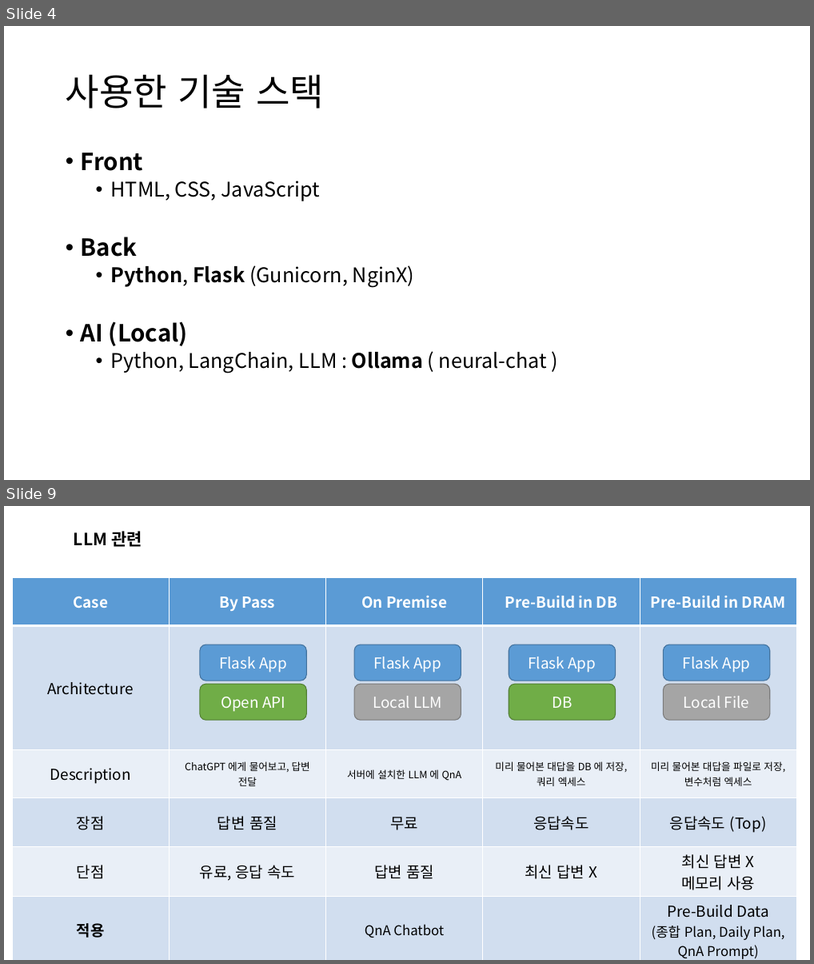
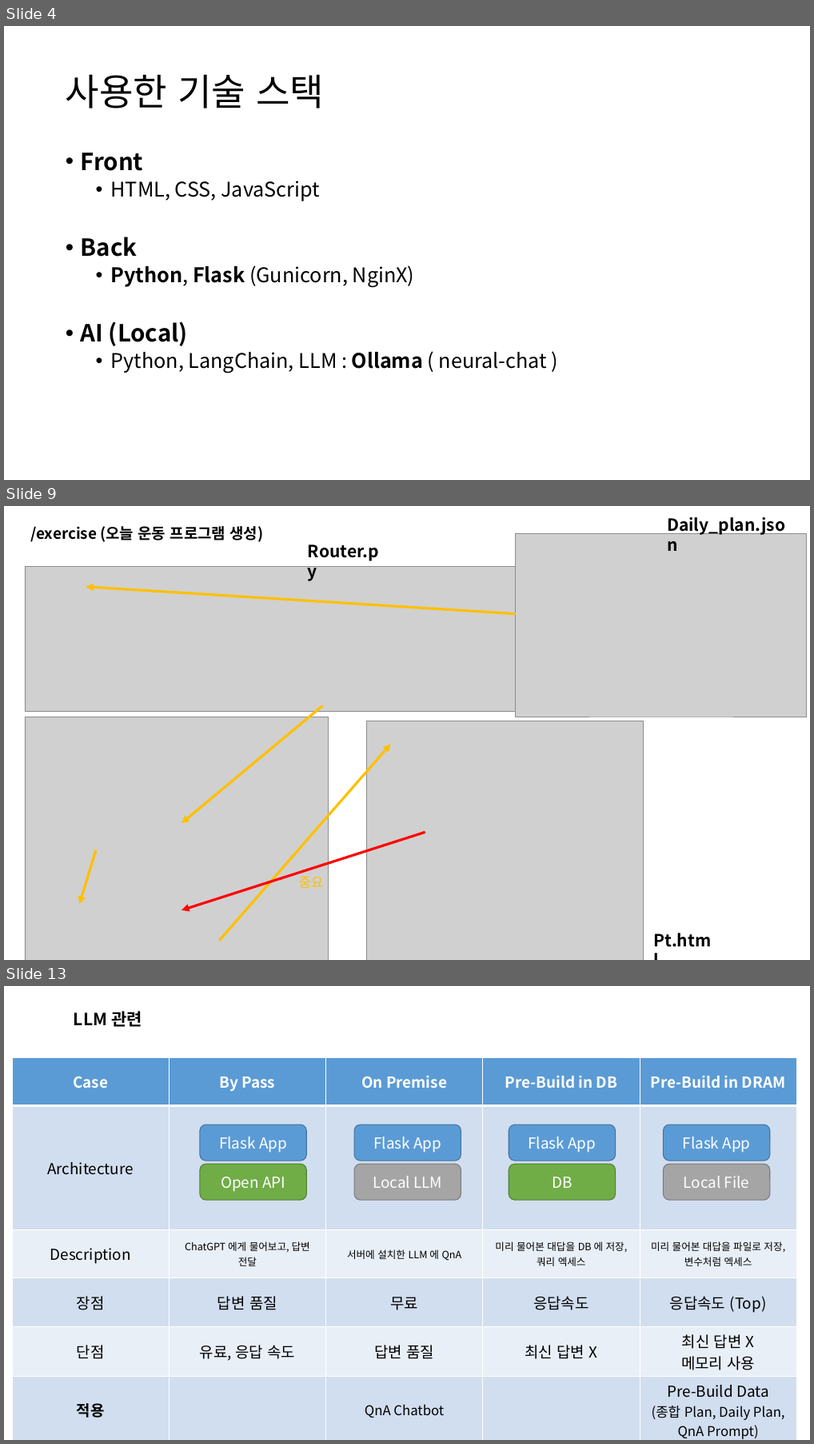
Before and after one commit to Brian-Hong-KR/Gymunity, a slide deck: Doc/세미나/Gymunity_PT_Seminar.pptx. Shown one above the other, each under a label of ours: slides 4 and 9 before the commit, slides 4, 9 and 13 after it; the slides between them are not shown. The pictures are 814x964 and 814x1444 pixels, drawn with LibreOffice and Linux fonts; fonts in the diff are those of the drawing; grey boxes stand for pictures. Boxes give left, top, right and bottom in pixels: in the first picture for what was removed or moved away, otherwise in the second. Text is boxed around its words. In the diff, an @@ line names an element or a change of style, - is before the commit and + after.

```diff
--- a/Doc/세미나/Gymunity_PT_Seminar.pptx
+++ b/Doc/세미나/Gymunity_PT_Seminar.pptx
@@ slide 9 added at box(4, 506, 810, 960), background #FFFFFF @@
@@ text added at box(30, 526, 264, 542), 18 pt, text #000000, bold @@
+/exercise (오늘 운동 프로그램 생성)
@@ text added at box(667, 517, 786, 535), 20 pt, text #000000, bold @@
+Daily_plan.json
@@ text added at box(308, 544, 379, 561), 20 pt, text #000000, bold @@
+Router.py
@@ picture added at box(516, 533, 806, 716) @@
@@ picture added at box(25, 566, 516, 711) @@
@@ arrow added from (516, 614) to (86, 587), #FFC000 3 pt @@
@@ picture added at box(25, 716, 328, 960) @@
@@ arrow added from (323, 706) to (182, 823), #FFC000 3 pt @@
@@ picture added at box(367, 720, 643, 960) @@
@@ arrow added from (219, 940) to (391, 744), #FFC000 3 pt @@
@@ arrow added from (426, 832) to (182, 910), #FF0000 3 pt @@
@@ arrow added from (96, 850) to (80, 904), #FFC000 3 pt @@
@@ text added at box(299, 873, 324, 888), 16 pt, text #FFC000 @@
+중요
@@ text added at box(654, 932, 711, 947), 20 pt, text #000000, bold @@
+Pt.html
@@ what was slide 9 is now slide 13 @@
```
Also in this commit, not shown: 7 slides changed, 2 other slides added, 2 slides removed, 1 other file.
